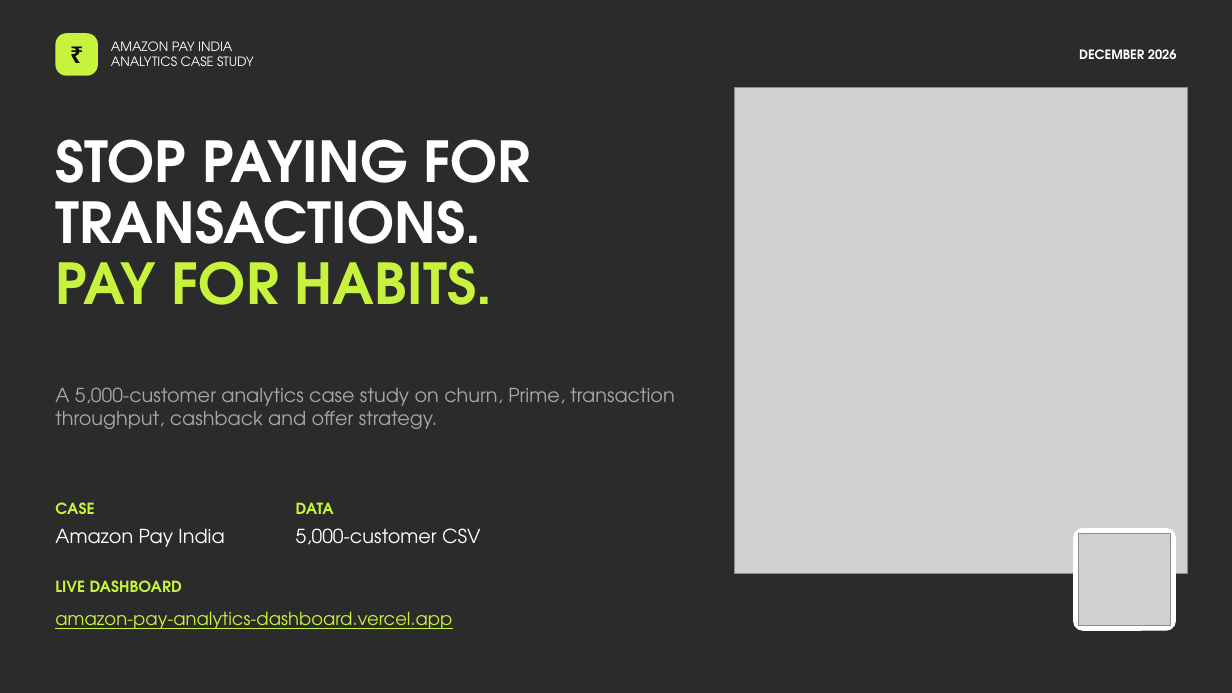
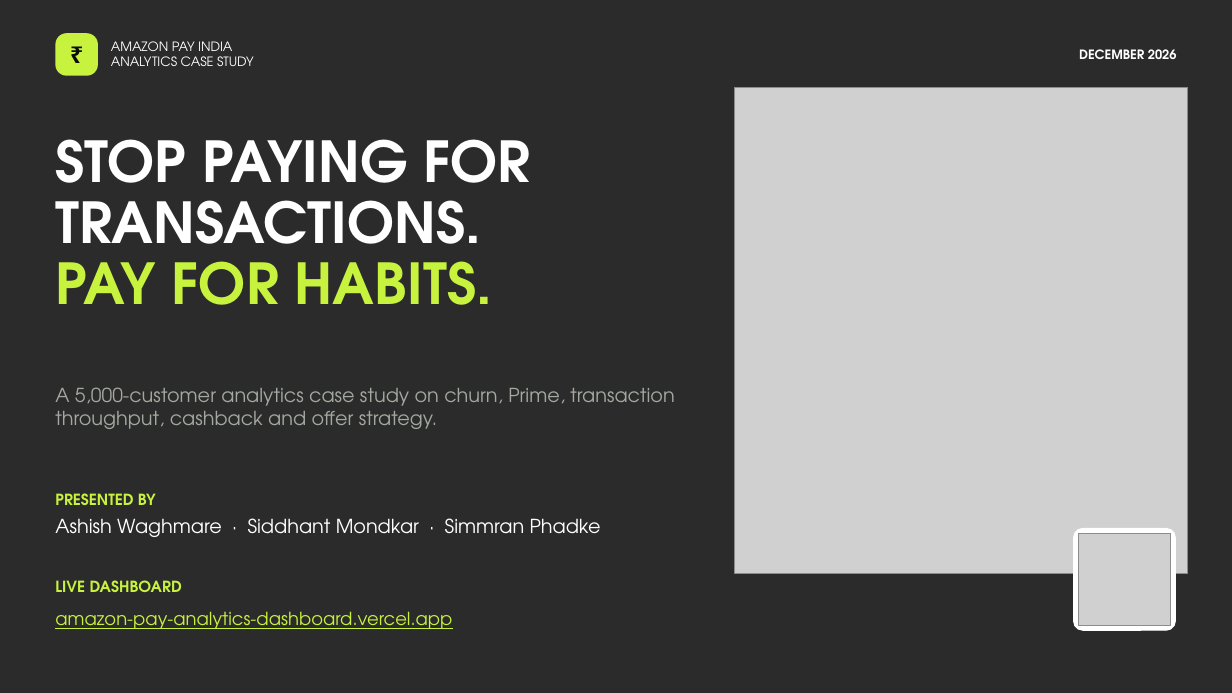
Before and after one commit to ashish-waghmare0312/amazon-pay-analytics-dashboard, a slide deck: slide 1 of presentation/Amazon_Pay_India_Case_Deck.pptx. Drawn at 1232x693 pixels with LibreOffice and Linux fonts; fonts in the diff are those of the drawing; grey boxes stand for pictures; background and template pictures are left out; a plain dark background stands for a picture behind light text. Boxes give left, top, right and bottom in pixels: in the first picture for what was removed or moved away, otherwise in the second. Text is boxed around its words. In the diff, an @@ line names an element or a change of style, - is before the commit and + after.

```diff
--- a/presentation/Amazon_Pay_India_Case_Deck.pptx
+++ b/presentation/Amazon_Pay_India_Case_Deck.pptx
@@ text removed at (55,502,94,514) @@
-CASE
@@ text added at (55,493,156,505), 12 pt, text #C7F23E, bold @@
+PRESENTED BY
@@ text removed at (296,502,334,514) @@
-DATA
@@ text removed at (55,528,224,547) @@
-Amazon Pay India
@@ text added at (55,518,601,537), 15 pt, text #FFFFFF @@
+Ashish Waghmare · Siddhant Mondkar · Simmran Phadke
@@ text removed at (296,528,481,545) @@
-5,000-customer CSV
```
Also in this commit, not shown: 1 other slide changed.
